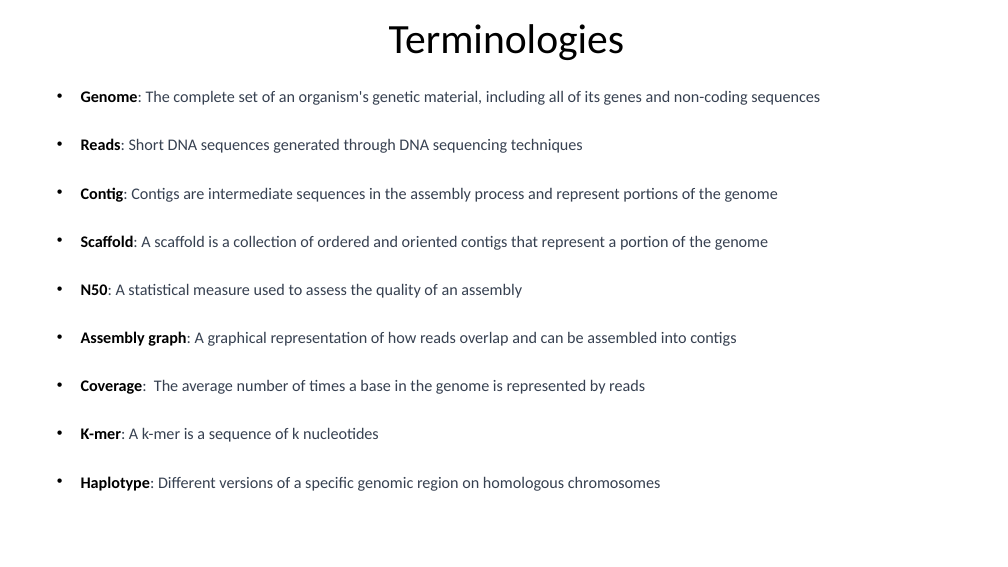
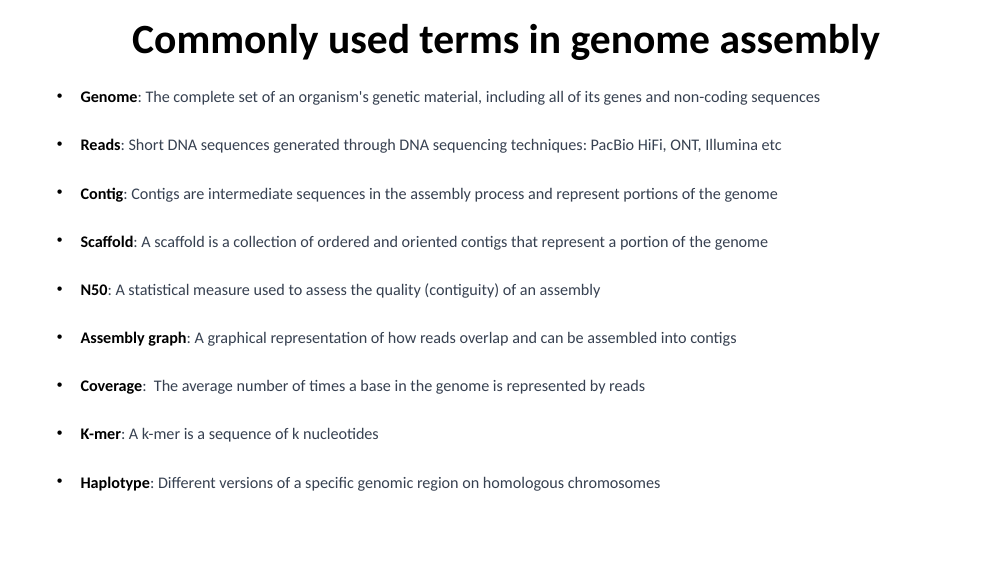
Before and after one commit to Jokendo-collab/aced-bioinfo, a slide deck: slide 4 of JavanIntroSlides/intro2assembly_part1.pptx. Drawn at 1008x567 pixels with LibreOffice and Linux fonts; fonts in the diff are those of the drawing. Boxes give left, top, right and bottom in pixels: in the first picture for what was removed or moved away, otherwise in the second. Text is boxed around its words. In the diff, an @@ line names an element or a change of style, - is before the commit and + after.

```diff
--- a/JavanIntroSlides/intro2assembly_part1.pptx
+++ b/JavanIntroSlides/intro2assembly_part1.pptx
@@ title at (132,23,880,60): text changed; bold on @@
-Terminologies
+Commonly used terms in genome assembly
@@ text at (81,138,782,153): text changed @@
-• Reads: Short DNA sequences generated through DNA sequencing techniques
+• Reads: Short DNA sequences generated through DNA sequencing techniques: PacBio HiFi, ONT, Illumina etc
@@ text at (81,283,601,298): text changed @@
-• N50: A statistical measure used to assess the quality of an assembly
+• N50: A statistical measure used to assess the quality (contiguity) of an assembly
```
Also in this commit, not shown: 8 other slides changed, 1 other file.
